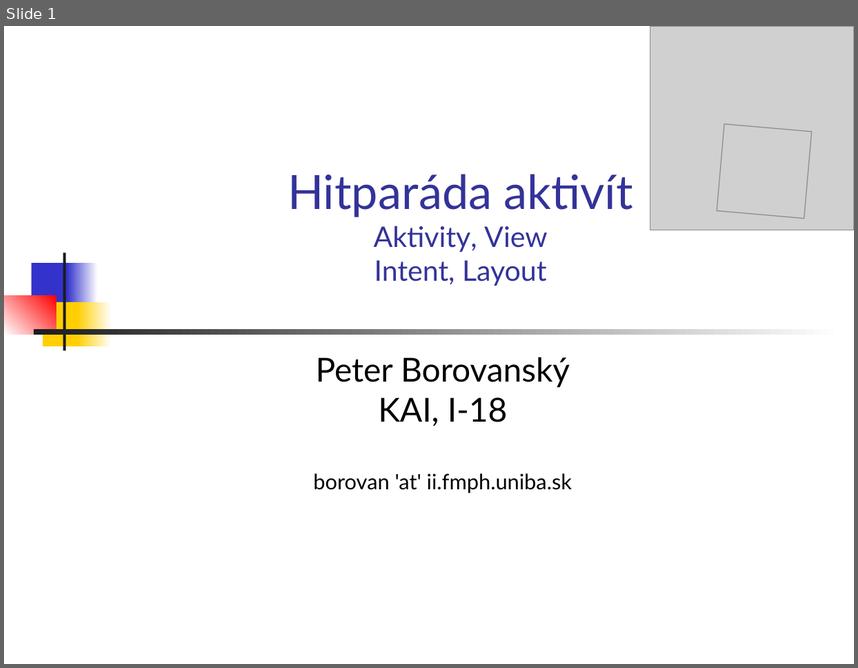
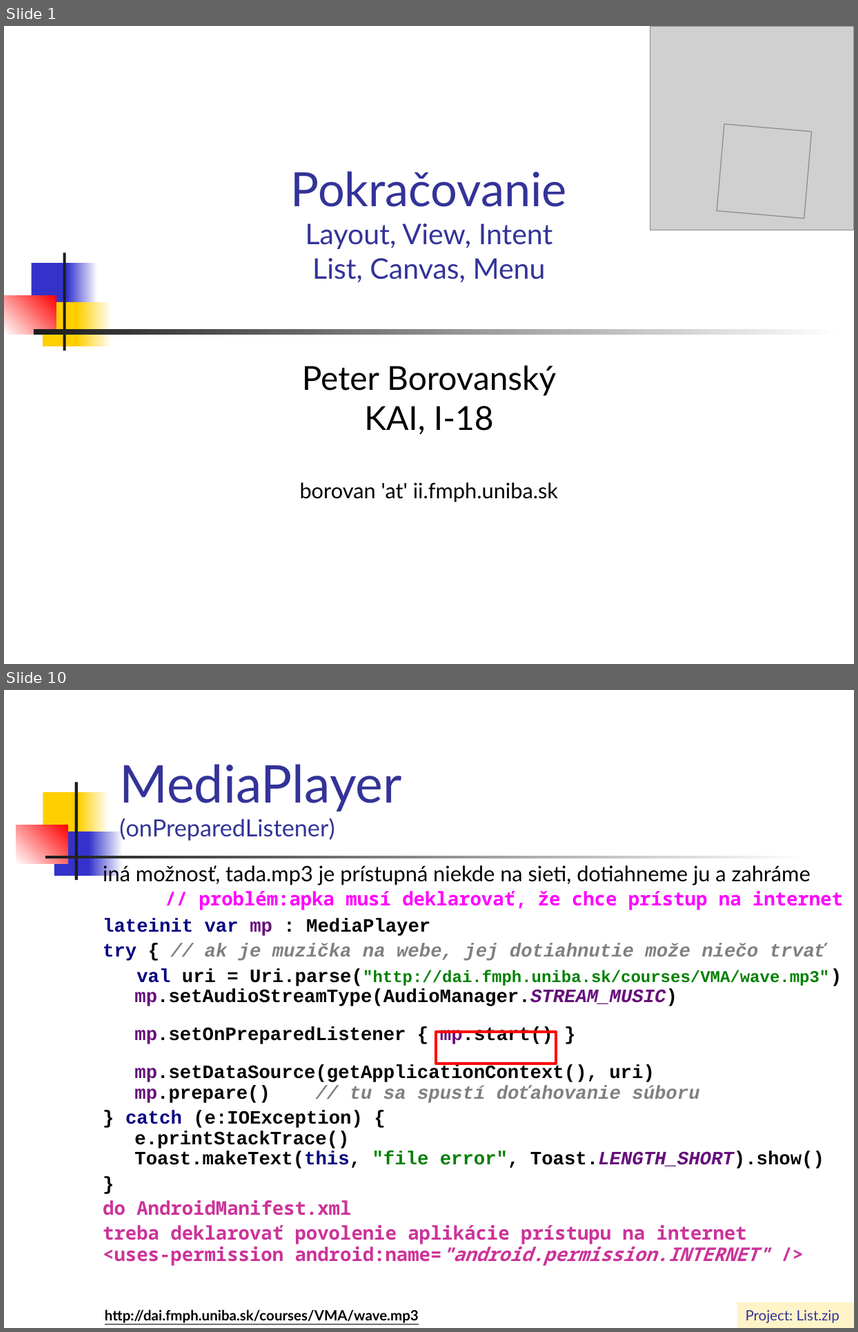
Before and after one commit to vmandro/Prednasky, a slide deck: 04/04_Android.ppt. Shown one above the other, each under a label of ours: slide 1 before the commit, slides 1 and 10 after it; the slides between them are not shown. The pictures are 858x668 and 858x1332 pixels, drawn with LibreOffice and Linux fonts; fonts in the diff are those of the drawing; grey boxes stand for pictures. Boxes give left, top, right and bottom in pixels: in the first picture for what was removed or moved away, otherwise in the second. Text is boxed around its words. In the diff, an @@ line names an element or a change of style, - is before the commit and + after.

```diff
--- a/04/04_Android.ppt
+++ b/04/04_Android.ppt
@@ slide 10 added at (4, 690, 854, 1328), background #FFFFFF @@
@@ rectangle added at (4, 694, 21, 728), fill #FFFFFF @@
@@ rectangle added at (18, 709, 36, 742), fill #FFFFFF @@
@@ title added at (119, 764, 402, 840), 20 pt, text #333399 @@
+MediaPlayer
+(onPreparedListener)
@@ rectangle added at (43, 792, 84, 836), fill #FFCF01 @@
@@ rectangle added at (74, 782, 77, 880), fill #1C1C1C @@
@@ rectangle added at (79, 792, 110, 836), fill gradient #FFCF01 to #FFFFFF @@
@@ rectangle added at (16, 825, 67, 863), fill gradient #FFFFFF to #FF0000 @@
@@ rectangle added at (54, 831, 93, 876), fill #3333CC @@
@@ rectangle added at (89, 831, 123, 876), fill gradient #3333CC to #FFFFFF @@
@@ rectangle added at (45, 856, 810, 858), fill gradient #1C1C1C to #FFFFFF @@
@@ text added at (103, 862, 829, 1265), 16 pt, text #000000, bold @@
+iná možnosť, tada.mp3 je prístupná niekde na sieti, dotiahneme ju a zahráme
+lateinit var mp : MediaPlayer
+try { // ak je muzička na webe, jej dotiahnutie može niečo trvať
+val uri = Uri.parse("http://dai.fmph.uniba.sk/courses/VMA/wave.mp3")
+mp.setAudioStreamType(AudioManager.STREAM_MUSIC)
+mp.setOnPreparedListener { mp.start() }
+mp.setDataSource(getApplicationContext(), uri)
+mp.prepare() // tu sa spustí doťahovanie súboru
+} catch (e:IOException) {
+e.printStackTrace()
+Toast.makeText(this, "file error", Toast.LENGTH_SHORT).show()
+}
+do AndroidManifest.xml
+treba deklarovať povolenie aplikácie prístupu na internet
+<uses-permission android:name="android.permission.INTERNET" />
@@ text added at (199, 890, 843, 910), 16 pt, text #FF00FF, bold @@
+// problém:apka musí deklarovať, že chce prístup na internet
@@ rectangle added at (436, 1032, 557, 1063), outline #FF0000 2.24 pt @@
@@ text added at (105, 1309, 419, 1323), 12 pt, text #000000, bold, underline @@
+http://dai.fmph.uniba.sk/courses/VMA/wave.mp3
@@ rectangle added at (737, 1302, 854, 1328), fill #FFF4C8, 12 pt, text #333399 @@
+Project: List.zip
@@ slide 1 changed as well @@
@@ title at (291, 171, 567, 283): text changed @@
-Hitparáda aktivít
-Aktivity, View
-Intent, Layout
+Pokračovanie
+Layout, View, Intent
+List, Canvas, Menu
@@ subtitle "Peter Borovanský": place and size @@
-subtitle "Peter Borovanský" at (313, 357, 572, 493)
+subtitle "Peter Borovanský" at (300, 365, 558, 502)
```
Also in this commit, not shown: 29 other slides added, 32 slides removed, 7 other files.
